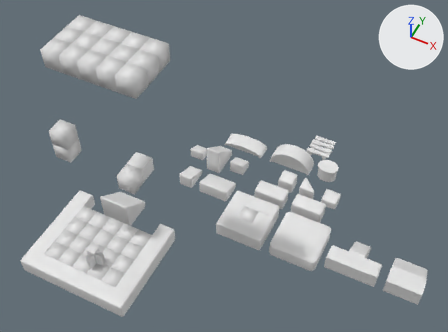
A saved change to the Blender file Swords and Sails/Tiles/grass Block.blend.
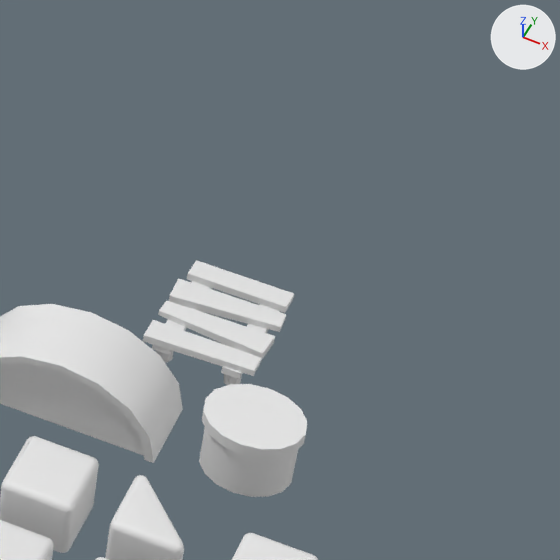
Each version is shown whole from a camera (50 mm lens) standing at (19.3, -45.2, 63.3) and looking at (-1.4, -3.8, 11.6), then close up on the part from 62% to 87% of the width and 25% to 59% of the height. Lighting does not change. The marker at upper right points along +X, +Y and +Z. Materials are left out; every surface is plain grey.
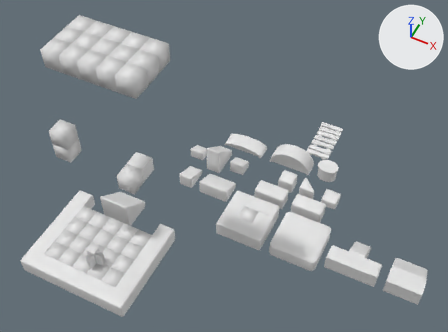
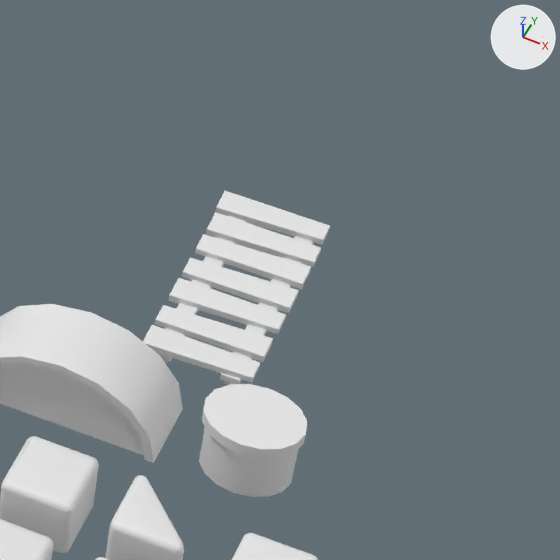
Where the newer file only moved an object's origin or applied its transform, the numbers keep the older frame.

What changed in the scene script:
```text
Change me_cube_006:
    where me_cube_006.from_pydata(...)  # 8 vertices, 6 faces; spans x -1.0..1.0, y -1.0..1.0, z -1.0..1.0
    used by ob_cube_004; location = (5.64, 14.42, 0.2); rotation_euler = (0.143, -0.00211, -3.142), in degrees (8.2, -0.1, -180); scale = (0.262, 1.91, 0.102)
    me_cube_006 part 1
    me_cube_006.vertices[0].co: (-1.0, -1.0, -1.0) -> (-1.01, -2.47, 5.57)
    me_cube_006.vertices[1].co: (-1.0, -1.0, 1.0) -> (-1.01, -2.45, 7.55)
    me_cube_006.vertices[2].co: (-1.0, 1.0, -1.0) -> (-1.02, 0.98, -3.48)  # pixel (239, 379) -> not seen
    me_cube_006.vertices[3].co: (-1.0, 1.0, 1.0) -> (-1.02, 1.0, -1.5)  # pixel (240, 373) -> pixel (239, 380)
    me_cube_006.vertices[4].co: (1.0, -1.0, -1.0) -> (0.99, -2.47, 5.57)
    me_cube_006.vertices[5].co: (1.0, -1.0, 1.0) -> (0.99, -2.45, 7.55)
    me_cube_006.vertices[6].co: (1.0, 1.0, -1.0) -> (0.98, 0.98, -3.48)  # pixel (221, 372) -> pixel (220, 379)
    me_cube_006.vertices[7].co: (1.0, 1.0, 1.0) -> (0.98, 1.0, -1.5)  # pixel (222, 366) -> pixel (220, 374)
Change me_cube_007:
    where me_cube_007.from_pydata(...)  # 8 vertices, 6 faces; spans x -1.0..1.0, y -1.0..1.0, z -1.0..1.0
    used by ob_cube_005; location = (3.65, 14.41, 0.2); rotation_euler = (0.143, -0.00211, -3.142), in degrees (8.2, -0.1, -180); scale = (0.262, 1.91, 0.102)
    me_cube_007 part 2
    me_cube_007.vertices[0].co: (-1.0, -1.0, -1.0) -> (-1.12, -2.47, 5.57)
    me_cube_007.vertices[1].co: (-1.0, -1.0, 1.0) -> (-1.12, -2.46, 7.55)
    me_cube_007.vertices[2].co: (-1.0, 1.0, -1.0) -> (-1.13, 0.97, -3.48)  # pixel (169, 355) -> pixel (170, 361)
    me_cube_007.vertices[3].co: (-1.0, 1.0, 1.0) -> (-1.13, 0.99, -1.5)  # pixel (170, 349) -> pixel (170, 356)
    me_cube_007.vertices[4].co: (1.0, -1.0, -1.0) -> (0.88, -2.47, 5.57)
    me_cube_007.vertices[5].co: (1.0, -1.0, 1.0) -> (0.88, -2.46, 7.55)
    me_cube_007.vertices[6].co: (1.0, 1.0, -1.0) -> (0.87, 0.97, -3.48)  # pixel (151, 348) -> not seen
    me_cube_007.vertices[7].co: (1.0, 1.0, 1.0) -> (0.87, 0.99, -1.5)  # pixel (152, 342) -> not seen
Change ob_cube:
    ob_cube.location: (4.67, 12.91, 0.61) -> (4.67, 12.88, 0.41)
    ob_cube.rotation_euler: (-0.00307, -0.14, -1.549) -> (-0.0000721, -0.00332, -1.549)  # degrees (-0.2, -8, -89) -> degrees (0, -0.2, -89)
Change ob_cube_001:
    ob_cube_001.location: (4.67, 13.92, 0.47) -> (4.67, 13.81, 0.4)
    ob_cube_001.rotation_euler: (0.00806, -0.14, -1.628) -> (0.000207, 0.0095, 1.593)  # degrees (0.5, -8, -93) -> degrees (0, 0.5, 91)
Change ob_cube_002:
    ob_cube_002.location: (4.67, 14.97, 0.32) -> (4.67, 14.92, 0.37)
    ob_cube_002.rotation_euler: (-0.00938, -0.14, -1.504) -> (-0.0000721, -0.00332, -1.549)  # degrees (-0.5, -8, -86) -> degrees (0, -0.2, -89)
Change ob_cube_003:
    ob_cube_003.location: (4.67, 16.0, 0.17) -> (4.67, 15.88, 0.37)
    ob_cube_003.rotation_euler: (0.0, -0.14, -1.571) -> (0.0000721, 0.00332, 1.593)  # degrees (0, -8, -90) -> degrees (0, 0.2, 91)
    ob_cube_003.scale: (0.347, 1.45, 0.102) -> (0.376, 1.57, 0.111)
Add ob_cube_008:
    ob_cube_008 = bpy.data.objects.new('Cube.008', me_cube_014)  # 8 vertices, 6 faces; spans x -1.0..1.0, y -1.0..1.0, z -1.0..1.0
    ob_cube_008.location = (4.6, 18.75, 0.37)
    ob_cube_008.rotation_euler = (0.0000721, 0.00332, -1.549)  # degrees (0, 0.2, -89)
    ob_cube_008.scale = (0.376, 1.57, 0.111)
Add ob_cube_007:
    ob_cube_007 = bpy.data.objects.new('Cube.007', me_cube_014.copy())
    ob_cube_007.location = (4.67, 17.81, 0.37)
    ob_cube_007.rotation_euler = (0.0000721, 0.00332, -1.549)  # degrees (0, 0.2, -89)
    ob_cube_007.scale = (0.376, 1.57, 0.111)
Add ob_cube_006:
    ob_cube_006 = bpy.data.objects.new('Cube.006', me_cube_014.copy())
    ob_cube_006.location = (4.67, 16.9, 0.37)
    ob_cube_006.rotation_euler = (0.0000721, 0.00332, 1.593)  # degrees (0, 0.2, 91)
    ob_cube_006.scale = (0.376, 1.57, 0.111)
```

Location of each change, [x1, y1, x2, y2] in pixels of the close-ups (560 x 560 px):
'Cube', moved, turned: before [143, 320, 261, 376]; after [143, 325, 260, 382]
'Cube.001', moved, turned: before [158, 301, 275, 360]; after [155, 305, 273, 362]
'Cube.003', moved, turned, rescaled: before [187, 260, 294, 313]; after [182, 258, 299, 313]
'Cube.002', moved, turned: before [169, 278, 286, 332]; after [169, 278, 286, 334]
'Cube.006', added: after [195, 234, 311, 290]
'Cube.007', added: after [206, 212, 321, 267]
'Cube.008', added: after [215, 191, 330, 244]
'Cube.004', reshaped (61% wider, 96% taller): before [221, 304, 279, 379]; after [220, 236, 314, 384]
'Cube.005', reshaped (52% wider, 96% taller): before [152, 281, 211, 355]; after [157, 216, 247, 362]
